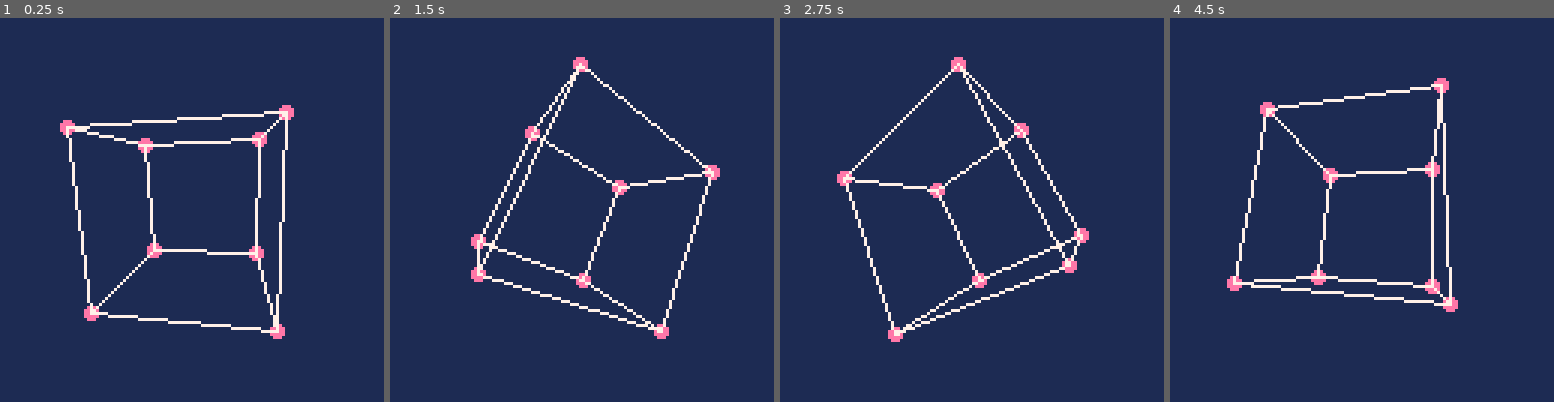
Above: before the commit, frames 1-4 (left to right).
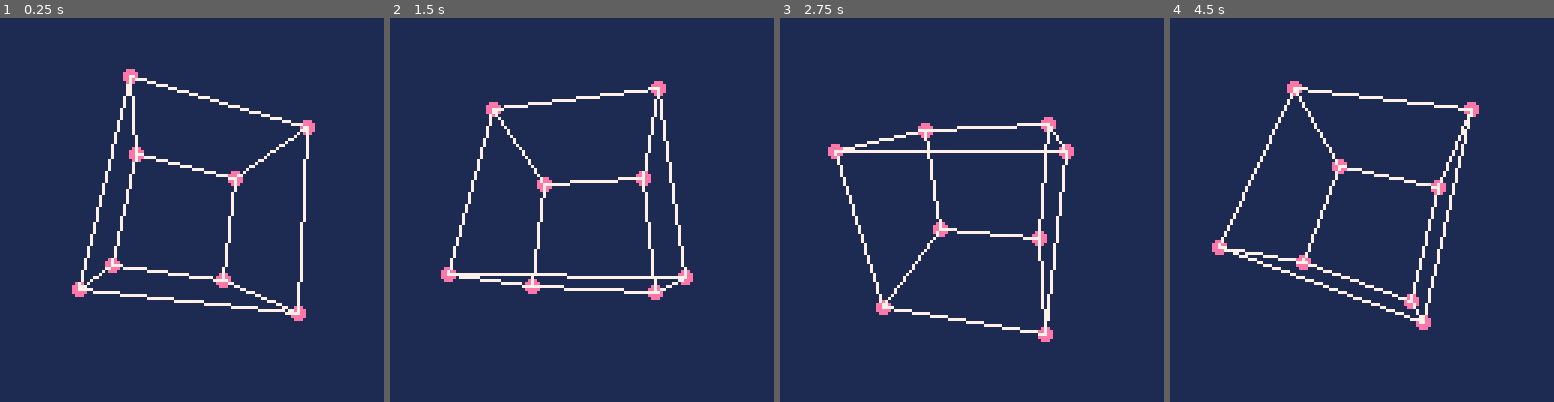
Above: after the commit, the same moments.

Repository: WIIASD/pico8playground
Game: PICO-8 cartridge rotating_box/rotating_cube.p8
Same seed, same stepped clock (60 frames per second), same inputs: the game is played once before the commit and once after it.
Inputs:
- Up to frame 1 (0.25 s): no input
- Up to frame 2 (1.5 s): no input
- Up to frame 3 (2.75 s): no input
- Up to frame 4 (4.5 s): no input

The runs differ from the first frame. In frame 1, 7.1% of the frame differs, in the area x 15-83%, y 13-84%; in frame 2, 6.5%; in frame 3, 6.3%; in frame 4, 6.4%.

Commit message:
switched from column vectore to row vector

Diff:
--- a/rotating_box/main.lua
+++ b/rotating_box/main.lua
@@ -1,13 +1,14 @@
 pts = {} --points
 angle = 0
 is_to_ss = 128 -- image space to screen space scale
-fov = 0.3333 --120
+fov = 0.33333 --120
 distance = 200 --distance from eye to obj
 offset = 64
 
 projection = {
-    {1,0,0},
-    {0,1,0},
+    {1,0},
+    {0,1},
+    {0,0}
 }
 
 rotate_x = {}
@@ -15,53 +16,21 @@
 rotate_z = {}
 
 function _init()
-    add(pts, {
-        {-0.5},
-        {-0.5},
-        {-0.5}
-    })
-    add(pts, {
-        {0.5},
-        {-0.5},
-        {-0.5}
-    })
-    add(pts, {
-        {0.5},
-        {0.5},
-        {-0.5}
-    })
-    add(pts, {
-        {-0.5},
-        {0.5},
-        {-0.5}
-    })
-    add(pts, {
-        {-0.5},
-        {-0.5},
-        {0.5}
-    })
-    add(pts, {
-        {0.5},
-        {-0.5},
-        {0.5}
-    })
-    add(pts, {
-        {0.5},
-        {0.5},
-        {0.5}
-    })
-    add(pts, {
-        {-0.5},
-        {0.5},
-        {0.5}
-    })
+    add(pts, {{-0.5,-0.5,-0.5}})
+    add(pts, {{0.5,-0.5,-0.5}})
+    add(pts, {{0.5,0.5,-0.5}})
+    add(pts, {{-0.5,0.5,-0.5}})
+    add(pts, {{-0.5,-0.5,0.5}})
+    add(pts, {{0.5,-0.5,0.5}})
+    add(pts, {{0.5,0.5,0.5}})
+    add(pts, {{-0.5,0.5,0.5}})
 end
 
 function connect(i1, i2, pts)
     if i1 > #pts or i2 > #pts or i1 < 1 or i2 < 1 then
         return
     end
-    line(pts[i1][1][1], pts[i1][2][1], pts[i2][1][1], pts[i2][2][1], 7)
+    line(pts[i1][1][1], pts[i1][1][2], pts[i2][1][1], pts[i2][1][2], 7)
 end
 
 function _update60()
@@ -95,18 +64,18 @@
     for i=1, #pts, 1 do
         --rotation
         local p = copymat(pts[i])
-        p = matmul(rotate_x, p)
-        p = matmul(rotate_y, p)
-        --p = matmul(rotate_z, p)
+        p = matmul(p, rotate_x)
+        p = matmul(p, rotate_y)
+        p = matmul(p, rotate_z)
 
         --perspective projection
         local pj = copymat(projection)
-        p[3][1]+=distance/is_to_ss -- offset z of the obj by normalized distance
-        scalemat( pj, 1/(p[3][1] * tan((fov/2))) ) --scale x and y by 1/(z * tan(fov/2))
-        p = matmul(pj, p)
+        p[1][3]+=distance/is_to_ss -- offset z of the obj by normalized distance
+        scalemat( pj, 1/(p[1][3] * tan((fov/2))) ) --scale x and y by 1/(z * tan(fov/2))
+        p = matmul(p, pj)
 
         local color = 14
-        -- if p[3][1] < 0 then
+        -- if p[1][3] < 0 then
         --     color = 2
         -- end
 
@@ -117,7 +86,7 @@
         scalemat(p, is_to_ss)
         add_mat_const(p, offset)
         add(projected, p)
-        circfill(p[1][1], p[2][1], 2, color)
+        circfill(p[1][1], p[1][2], 2, color)
     end
 
     for i=0, 3, 1 do
